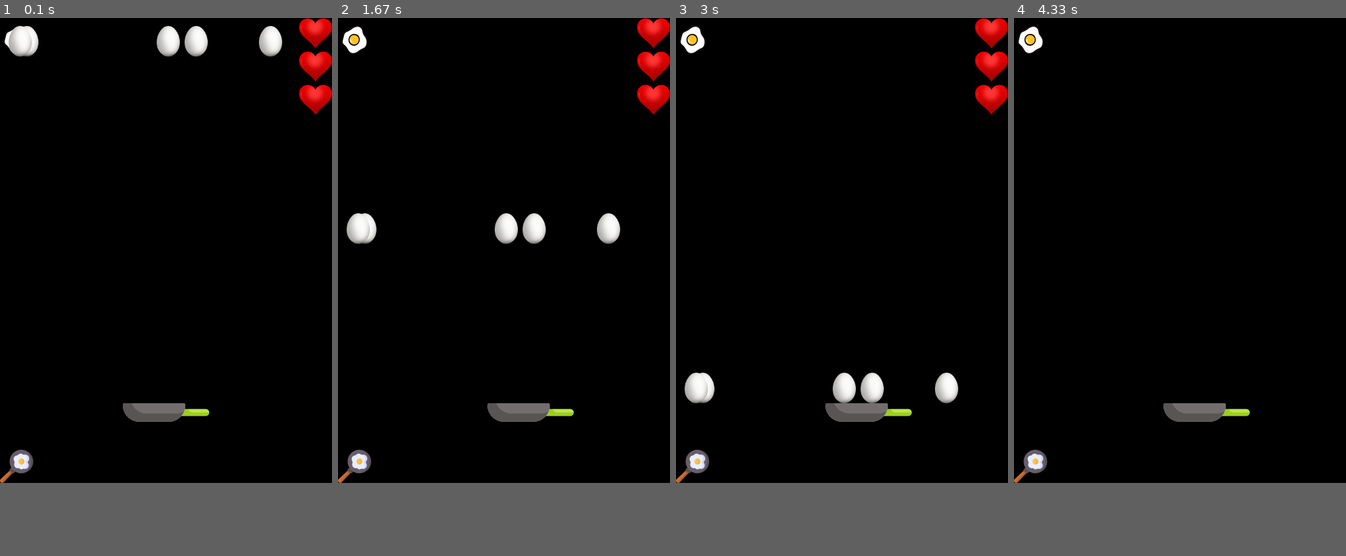
Above: before the commit, frames 1-4 (left to right).
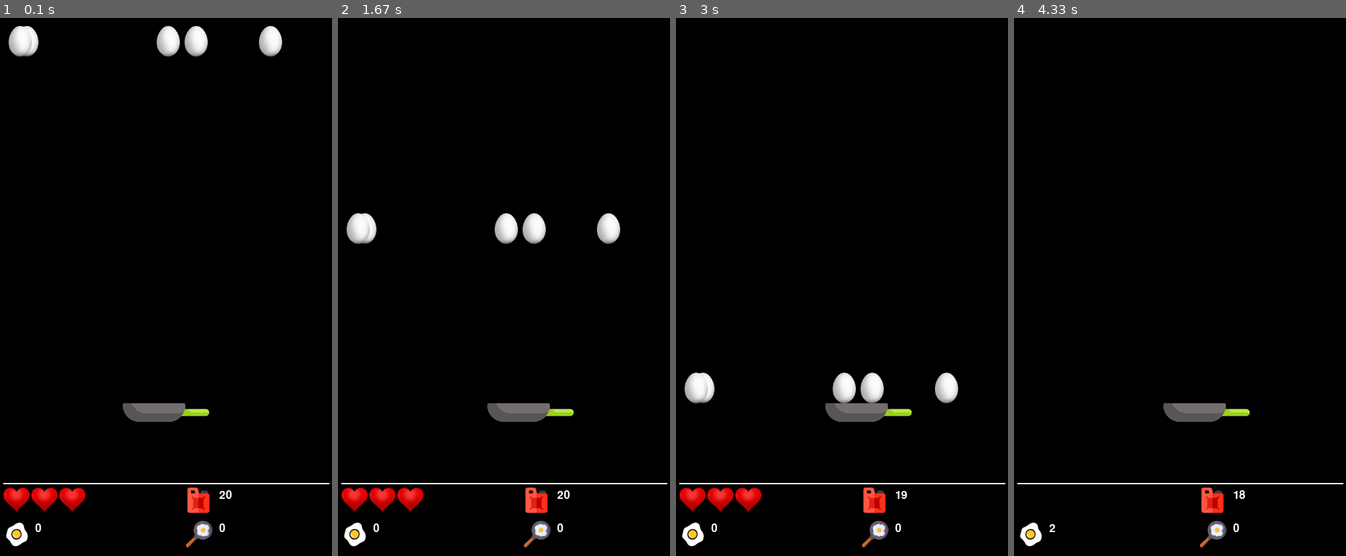
Above: after the commit, the same moments.

Repository: SOURobot/PyGame
Game: pygame game, started from egg_fall.py
Same seed, same stepped clock (60 frames per second), same inputs: the game is played once before the commit and once after it.
Inputs:
- Up to frame 1 (0.1 s): no input
- Up to frame 2 (1.67 s): hold D 0.33-0.8 s; hold D 0.83-1.3 s; hold A from 1.33 s (still down)
- Up to frame 3 (3 s): release A at 1.87 s; hold S 1.9-2.2 s; hold A 2.23-2.63 s; hold D from 2.67 s (still down)
- Up to frame 4 (4.33 s): release D at 3.3 s; hold S 3.33-3.7 s; hold A 3.73-4.2 s; hold D from 4.23 s (still down)
In our replay, the window is 500x700 before the commit and 500x810 after it. These sizes can differ from the game's own. Grey fills any space a smaller window leaves; there, only what the larger window draws over its background counts as a difference.

The runs differ from the first frame. In frame 1, 3.2% of the frame differs, in the area x 0-100%, y 0-99%; in frame 2, 3.4%; in frame 3, 3.4%; in frame 4, 1.5%.

Commit message:
A beta-level is made (still by myself)

Diff:
--- a/egg_fall.py
+++ b/egg_fall.py
@@ -4,17 +4,21 @@
 import pygame
 from sounds import *
 
+pygame.init()
 
-size = width, height = 500, 700
+size = width, height = 500, 810
 screen = pygame.display.set_mode(size)
 pygame.display.set_caption('EGG_FALL')
+font = pygame.font.Font("egg_fall/fonts/my_font.ttf", 25)
 clock = pygame.time.Clock()
 
 level = 1
 speed = 6
+
 score = 0
 pan_score = 0
 health = 3
+left_fuel = 20
 
 
 def load_image(name, colorkey=None):
@@ -31,6 +35,11 @@
     else:
         image = image.convert_alpha()
     return image
+
+
+def draw_text(x, coords):
+    text = font.render(str(x), True, (255, 255, 255))
+    screen.blit(text, coords)
 
 
 class Egg(pygame.sprite.Sprite):
@@ -68,8 +77,9 @@
         self.rect.y = 580
 
     def burn(self):
-        global score, pan_score
+        global score, pan_score, left_fuel
         fire()
+        left_fuel -= 1
         score += pan_score
         pan_score = 0
 
@@ -86,13 +96,26 @@
 p_s_im = load_image("pan_score.png")
 s_im = load_image("fried_egg.png")
 h_p = load_image("health_point.png")
+f_l = load_image("fuel.png")
 
 
 def draw_info():
-    screen.blit(p_s_im, (0, height - 50))
-    screen.blit(s_im, (0, 0))
+    draw_text(score, [53, height - 50])
+    draw_text(pan_score, [330, height - 50])
+    draw_text(left_fuel, [330, 710])
+    # text = font.render(str(score), True, (255, 255, 255))
+    # screen.blit(text, [53, height - 57])
+    # text = font.render(str(pan_score), True, (255, 255, 255))
+    # screen.blit(text, [330, height - 53])
+    # text = font.render(str(left_fuel), True, (255, 255, 255))
+    # screen.blit(text, [330, 707])
+
+    screen.blit(p_s_im, (280, height - 53))
+    screen.blit(s_im, (3, height - 57))
+    screen.blit(f_l, (280, 707))
     for i in range(health):
-        screen.blit(h_p, (width - 50, i * 50))
+        screen.blit(h_p, (5 + i * 42, 707))
+    pygame.draw.line(screen, pygame.Color("white"), (5, 700), (width - 5, 700), 2)
 
 
 all_sprites = pygame.sprite.Group()
Binary file changed: egg_fall/fried_egg.png
Binary file added: egg_fall/fuel.png
Binary file changed: egg_fall/health_point.png
Binary file changed: egg_fall/pan_score.png
